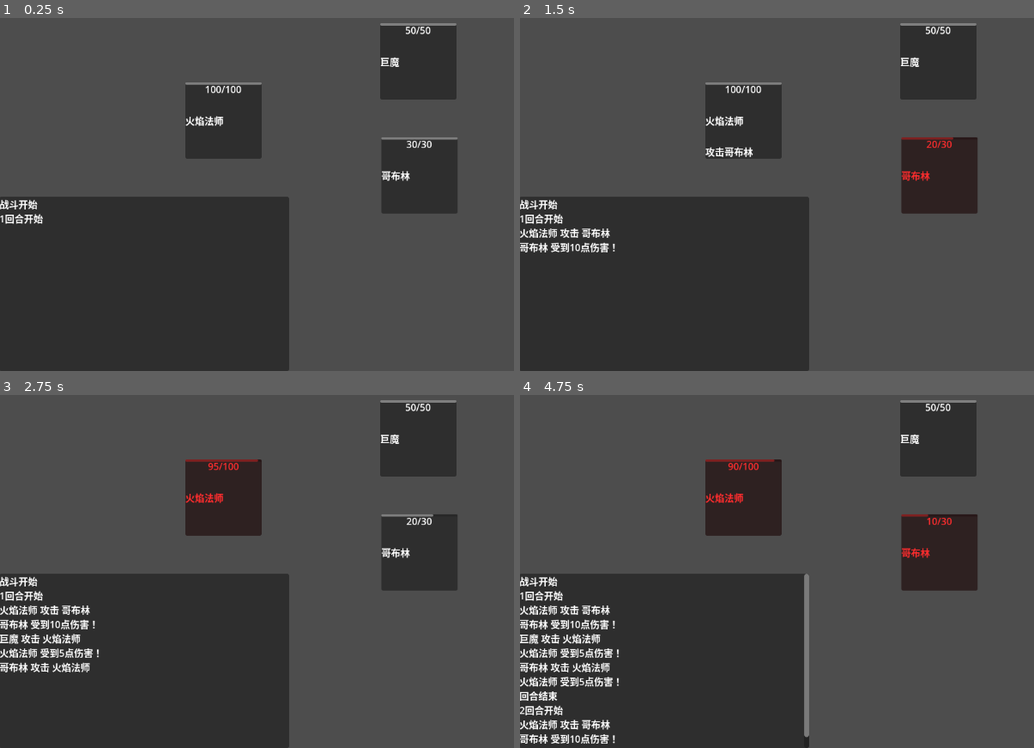
Above: before the commit, frames 1-4 (two rows, left to right).
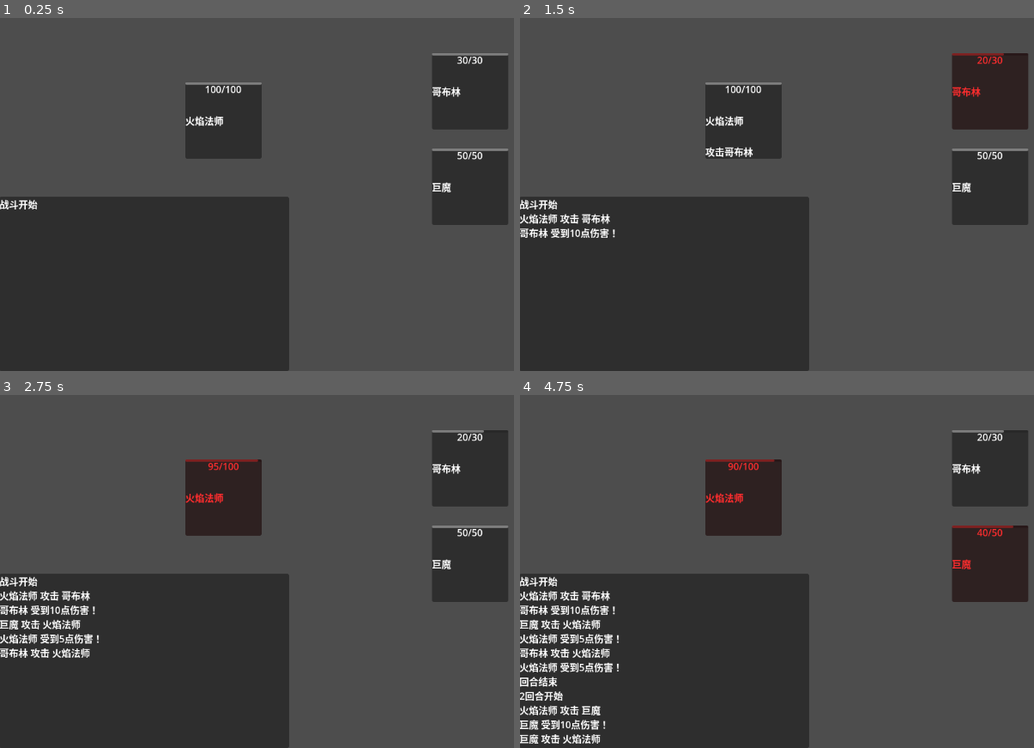
Above: after the commit, the same moments.

Repository: Liweimin0512/godot_nut_dungeon
Game: Godot game, scene res://main.tscn
Same seed, same stepped clock (60 frames per second), same inputs: the game is played once before the commit and once after it.
Inputs (mouse positions are in pixels of both pictures, inside the frame that each line leads up to):
- Up to frame 1 (0.25 s): no input
- Up to frame 2 (1.5 s): tap Enter at 0.5 s; move the mouse to (1013, 159) at 0.52 s; move the mouse to (725, 198) at 1.27 s
- Up to frame 3 (2.75 s): move the mouse to (411, 469) at 2.02 s
- Up to frame 4 (4.75 s): move the mouse to (828, 631) at 2.77 s; tap Space at 3.5 s; move the mouse to (outside the picture) at 3.52 s; move the mouse to (658, 497) at 4.27 s

The runs differ from the first frame. In frame 1, 9.8% of the frame differs, in the area x 0-99%, y 1-59%; in frame 2, 11%; in frame 3, 12%; in frame 4, 14%, in the area x 0-99%, y 1-99%.

Commit message:
将“一场战斗”抽象成单独的类——combat

Diff:
--- a/data_models/character/character_model.gd
+++ b/data_models/character/character_model.gd
@@ -1,8 +1,17 @@
 extends Resource
 class_name CharacterModel
 
+## 角色数据模型
+
+## 角色名
 @export var character_name : StringName = ""
+## 所属阵营
+@export var camp : CombatDefinition.COMBAT_CAMP_TYPE = CombatDefinition.COMBAT_CAMP_TYPE.NONE
+## 最大生命值
 @export var max_health : float = 100
+## 攻击力
 @export var attack_power : float = 10.0
+## 防御力
 @export var defense_power : float = 5
+## 出手速度
 @export var speed : float = 1
--- a/data_models/character/enemy/goblin.tres
+++ b/data_models/character/enemy/goblin.tres
@@ -5,6 +5,7 @@
 [resource]
 script = ExtResource("1_qi5g2")
 character_name = &"哥布林"
+camp = 2
 max_health = 30.0
 attack_power = 10.0
 defense_power = 5.0
--- a/data_models/character/enemy/troll.tres
+++ b/data_models/character/enemy/troll.tres
@@ -5,6 +5,7 @@
 [resource]
 script = ExtResource("1_yvr0l")
 character_name = &"巨魔"
+camp = 2
 max_health = 50.0
 attack_power = 10.0
 defense_power = 5.0
--- a/data_models/character/flame_mage.tres
+++ b/data_models/character/flame_mage.tres
@@ -5,6 +5,7 @@
 [resource]
 script = ExtResource("1_jj07w")
 character_name = &"火焰法师"
+camp = 1
 max_health = 100.0
 attack_power = 15.0
 defense_power = 5.0
--- a/data_models/character/lightbringer_knight.tres
+++ b/data_models/character/lightbringer_knight.tres
@@ -5,6 +5,7 @@
 [resource]
 script = ExtResource("1_m72hi")
 character_name = &"光明骑士"
+camp = 1
 max_health = 100.0
 attack_power = 10.0
 defense_power = 5.0
--- a/data_models/character/shadow_assassin.tres
+++ b/data_models/character/shadow_assassin.tres
@@ -5,6 +5,7 @@
 [resource]
 script = ExtResource("1_fvorw")
 character_name = &"暗影刺客"
+camp = 1
 max_health = 100.0
 attack_power = 10.0
 defense_power = 5.0
--- a/data_models/combat/combat_model.gd
+++ b/data_models/combat/combat_model.gd
@@ -1,4 +1,13 @@
 extends Resource
 class_name CombatModel
 
+## 战斗数据模型
+
+## 最大回合数
+@export var max_turn_count: int = 99
+## 敌人models
 @export var enemies : Array[CharacterModel]
+## 是否自动开始
+@export var is_auto : bool = true
+## 是否实时
+@export var is_real_time : bool = true
--- a/main.gd
+++ b/main.gd
@@ -1,41 +1,82 @@
 extends Node2D
 
+const CHARACTER = preload("res://source/character.tscn")
+
 @onready var rich_text_label: RichTextLabel = %RichTextLabel
+@onready var player_character: Character = $PlayerCharacter
+@onready var enemy_markers: Node2D = $EnemyMarkers
 
 func _ready() -> void:
-	CombatSystem.combat_started.connect(
+	const TEST_COMBAT = preload("res://data_models/combat/test_combat.tres")
+	var combat : Combat = _create_combat(TEST_COMBAT.duplicate())
+	# 因为combat是自动执行的，所以不会发出这个信号！
+	combat.combat_started.connect(
 		func() -> void:
 			rich_text_label.text += "战斗开始\n"
 	)
-	CombatSystem.turn_started.connect(
+	combat.turn_started.connect(
 		func(turn_count: int) -> void:
 			rich_text_label.text += "{0}回合开始\n".format([
 				turn_count,
 			])
 	)
-	CombatSystem.turn_ended.connect(
+	combat.turn_ended.connect(
 		func() -> void:
 			rich_text_label.text += "回合结束\n"
 	)
-	CombatSystem.combat_finished.connect(
+	combat.combat_finished.connect(
 		func() -> void:
 			rich_text_label.text += "战斗胜利\n"
 	)
-	CombatSystem.combat_defeated.connect(
+	combat.combat_defeated.connect(
 		func() -> void:
 			rich_text_label.text += "战斗失败\n"
 	)
-	for combat in CombatSystem.combats:
-		combat.hited.connect(
+	for c_combat in combat.combats:
+		c_combat.hited.connect(
 			func(target: CombatComponent) -> void:
 				rich_text_label.text += "{0} 攻击 {1}\n".format([
-					combat.owner, target.owner
+					c_combat.owner, target.owner
 				])
 		)
-		combat.hurted.connect(
+		c_combat.hurted.connect(
 			func(damage: int) -> void:
 				rich_text_label.text += "{0} 受到{1}点伤害！\n".format([
-					combat.owner, damage
+					c_combat.owner, damage
 				])
 		)
-	CombatSystem.combat_start()
+	#var combat_not_real := CombatSystem.create_combat(
+		#[player_character.combat_component],
+		#enemy_combats,
+		#10,
+		#true	,
+		#false
+	#)
+
+## 创建战斗
+func _create_combat(combat_model: CombatModel) -> Combat:
+	var enemy_combats : Array[CombatComponent]
+	var index := 0
+	for enemy_model in combat_model.enemies:
+		var enemy = _spawn_character(enemy_model)
+		enemy_markers.get_child(index).add_child(enemy)
+		# 这一步一定要在添加场景树之后，否则combat_component为空
+		enemy_combats.append(enemy.combat_component)
+		index += 1
+	## 假设我们在开始时创建一场战斗，并将其作为当前存在的唯一战斗
+	var combat : Combat = CombatSystem.create_combat(
+		[player_character.combat_component],
+		enemy_combats,
+		combat_model.max_turn_count,
+		combat_model.is_auto,
+		combat_model.is_real_time
+	)
+	if combat.is_auto:
+		rich_text_label.text += "战斗开始\n"
+	return combat
+
+## 创建角色
+func _spawn_character(character_model: CharacterModel) -> Character:
+	var character : Character = CHARACTER.instantiate()
+	character.character_model = character_model
+	return character
--- a/main.tscn
+++ b/main.tscn
@@ -1,9 +1,7 @@
-[gd_scene load_steps=6 format=3 uid="uid://dcxjfw256ynb5"]
+[gd_scene load_steps=4 format=3 uid="uid://dcxjfw256ynb5"]
 
 [ext_resource type="Script" path="res://main.gd" id="1_i4sev"]
 [ext_resource type="PackedScene" uid="uid://cokqr3cv3dqo6" path="res://source/character.tscn" id="2_tbu6l"]
-[ext_resource type="Resource" uid="uid://dusj10wryboti" path="res://data_models/character/enemy/goblin.tres" id="3_hrltu"]
-[ext_resource type="Resource" uid="uid://cnxi3o3qyig58" path="res://data_models/character/enemy/troll.tres" id="4_1cujy"]
 [ext_resource type="Resource" uid="uid://4obtwqc0eawy" path="res://data_models/character/flame_mage.tres" id="4_8mnob"]
 
 [node name="Main" type="Node2D"]
@@ -42,14 +40,17 @@
 grow_horizontal = 2
 grow_vertical = 2
 
-[node name="EnemyCharacter" parent="." groups=["Character", "Enemy"] instance=ExtResource("2_tbu6l")]
-position = Vector2(640, 256)
-character_model = ExtResource("3_hrltu")
-
 [node name="PlayerCharacter" parent="." groups=["Character", "Player"] instance=ExtResource("2_tbu6l")]
 position = Vector2(311, 164)
 character_model = ExtResource("4_8mnob")
 
-[node name="EnemyCharacter2" parent="." groups=["Character", "Enemy"] instance=ExtResource("2_tbu6l")]
-position = Vector2(638, 65)
-character_model = ExtResource("4_1cujy")
+[node name="EnemyMarkers" type="Node2D" parent="."]
+
+[node name="Marker2D" type="Marker2D" parent="EnemyMarkers"]
+position = Vector2(725, 115)
+
+[node name="Marker2D2" type="Marker2D" parent="EnemyMarkers"]
+position = Vector2(725, 275)
+
+[node name="Marker2D3" type="Marker2D" parent="EnemyMarkers"]
+position = Vector2(725, 415)
--- a/source/character.gd
+++ b/source/character.gd
@@ -16,12 +16,14 @@
 var cha_name : String = ""
 
 func _ready() -> void:
-	cha_name = character_model.character_name
-	combat_component.max_health = character_model.max_health
-	combat_component.attack_power = character_model.attack_power
-	combat_component.defense_power = character_model.defense_power
-	combat_component.speed = character_model.speed
-	combat_component.current_health = combat_component.max_health
+	if character_model:
+		cha_name = character_model.character_name
+		combat_component.camp = character_model.camp
+		combat_component.max_health = character_model.max_health
+		combat_component.attack_power = character_model.attack_power
+		combat_component.defense_power = character_model.defense_power
+		combat_component.speed = character_model.speed
+		combat_component.current_health = combat_component.max_health
 	label_name.text = cha_name
 	progress_bar.max_value = combat_component.max_health
 	progress_bar.value = combat_component.current_health
@@ -43,16 +45,16 @@
 func _on_combat_component_died() -> void:
 	animation_player.play("die")
 	await animation_player.animation_finished
-	if is_inside_tree():
-		get_parent().remove_child(self)
-		queue_free()
 
 func _on_combat_component_hited(target: CombatComponent) -> void:
 	label_action.text = "攻击{0}".format([target.owner])
 	animation_player.play("hit")
 
-func _on_combat_component_hurted(damage: int) -> void:
+func _on_combat_component_hurted(_damage: int) -> void:
 	animation_player.play("hurt")
+
+func _on_area_2d_mouse_entered() -> void:
+	print("_on_area_2d_mouse_entered：", self.name)
 
 func _to_string() -> String:
 	return cha_name
--- a/source/character.tscn
+++ b/source/character.tscn
@@ -1,7 +1,10 @@
-[gd_scene load_steps=8 format=3 uid="uid://cokqr3cv3dqo6"]
+[gd_scene load_steps=9 format=3 uid="uid://cokqr3cv3dqo6"]
 
 [ext_resource type="Script" path="res://source/character.gd" id="1_qu267"]
 [ext_resource type="Script" path="res://source/combat_system/combat_component.gd" id="2_ghtna"]
+
+[sub_resource type="RectangleShape2D" id="RectangleShape2D_gnpp6"]
+size = Vector2(151, 154)
 
 [sub_resource type="Animation" id="Animation_hue2c"]
 length = 0.001
@@ -64,10 +67,10 @@
 tracks/1/interp = 1
 tracks/1/loop_wrap = true
 tracks/1/keys = {
-"times": PackedFloat32Array(0.5, 1),
-"transitions": PackedFloat32Array(1, 1),
+"times": PackedFloat32Array(0.5),
+"transitions": PackedFloat32Array(1),
 "update": 1,
-"values": [true, false]
+"values": [true]
 }
 
 [sub_resource type="Animation" id="Animation_cndte"]
@@ -113,6 +116,12 @@
 [node name="Character" type="Node2D"]
 script = ExtResource("1_qu267")
 
+[node name="Area2D" type="Area2D" parent="."]
+
+[node name="CollisionShape2D" type="CollisionShape2D" parent="Area2D"]
+position = Vector2(65.5, 67)
+shape = SubResource("RectangleShape2D_gnpp6")
+
 [node name="MarginContainer" type="MarginContainer" parent="."]
 custom_minimum_size = Vector2(128, 128)
 offset_right = 40.0
@@ -153,6 +162,7 @@
 [node name="CombatComponent" type="Node" parent="."]
 script = ExtResource("2_ghtna")
 
+[connection signal="mouse_entered" from="Area2D" to="." method="_on_area_2d_mouse_entered"]
 [connection signal="current_health_changed" from="CombatComponent" to="." method="_on_combat_component_current_health_changed"]
 [connection signal="died" from="CombatComponent" to="." method="_on_combat_component_died"]
 [connection signal="hited" from="CombatComponent" to="." method="_on_combat_component_hited"]
--- /dev/null
+++ b/source/combat_system/combat.gd
@@ -0,0 +1,143 @@
+extends Resource
+class_name Combat
+
+## 战斗信息
+
+## 最大回合数，超过回合视为战斗失败
+@export var max_turn_count: int = 99
+## 战斗是否自动开始
+@export var is_auto : bool = true
+## 是否为实时战斗
+@export var is_real_time: bool = true
+
+## 当前回合计数
+var _turn_count : int = 0
+## 参战单位的CombatComponent数组
+var combats : Array[CombatComponent]:
+	get:
+		return player_combats + enemy_combats
+## 玩家战斗组件数组
+var player_combats : Array[CombatComponent]
+## 敌人战斗组件数组
+var enemy_combats: Array[CombatComponent]
+## 战斗是否停止
+var is_stop := false
+
+## 战斗开始，自动开始的战斗不会发射此信号
+signal combat_started
+## 回合开始
+signal turn_started
+## 回合结束
+signal turn_ended
+## 战斗胜利
+signal combat_finished
+## 战斗失败
+signal combat_defeated
+## 战斗结束
+signal combat_ended
+
+func _init(
+		players: Array[CombatComponent] = [],
+		enemies : Array[CombatComponent] = [],
+		p_max_turn_count: int = 99,
+		p_is_auto : bool = true,
+		p_is_real_time: bool = true,
+		) -> void:
+	player_combats = players
+	enemy_combats = enemies
+	max_turn_count = p_max_turn_count
+	is_auto = p_is_auto
+	is_real_time = p_is_real_time
+	if is_auto:
+		_combat_start()
+
+## 获取随机敌方单位(的战斗组件）
+func get_random_enemy(cha: CombatComponent) -> CombatComponent:
+	var target : CombatComponent
+	if cha.camp == CombatDefinition.COMBAT_CAMP_TYPE.PLAY:
+		target = enemy_combats.pick_random()
+	elif cha.camp == CombatDefinition.COMBAT_CAMP_TYPE.ENEMY:
+		target = player_combats.pick_random()
+	return target
+
+## 手动开始战斗
+func start_combat() -> void:
+	_combat_start()
+
+## 手动停止战斗
+func stop() -> void:
+	is_stop = true
+
+## 战斗开始
+func _combat_start() -> void:
+	print("战斗开始！")
+	combat_started.emit()
+	for combat in combats:
+		combat.died.connect(
+			func() -> void:
+				if combat.camp == CombatDefinition.COMBAT_CAMP_TYPE.PLAY:
+					player_combats.erase(combat)
+				elif combat.camp == CombatDefinition.COMBAT_CAMP_TYPE.ENEMY:
+					enemy_combats.erase(combat)
+				if player_combats.is_empty():
+					_combat_defeat()
+				elif enemy_combats.is_empty():
+					_combat_finish()
+		)
+		combat.combat_start(self)
+	_turn_start()
+
+## 回合开始
+func _turn_start() -> void:
+	if is_stop: return
+	_turn_count += 1
+	print(_turn_count, "回合开始===================")
+	turn_started.emit(_turn_count)
+	var cs := combats.duplicate()
+	cs.shuffle()
+	cs.sort_custom(
+		func(a: CombatComponent, b: CombatComponent) -> bool:
+			if not a or not b: return false
+			return a.speed > b.speed
+	)
+	for combat in cs:
+		if not is_instance_valid(combat): continue
+		if not combat.is_alive: continue
+		if is_real_time:
+			await combat.turn_start()
+		else:
+			combat.turn_start()
+	_turn_end()
+
+## 回合结束
+func _turn_end() -> void:
+	if is_stop: return
+	if _turn_count >= max_turn_count:
+		print("回合数耗尽")
+		_combat_defeat()
+	for combat in combats:
+		if not is_instance_valid(combat): continue
+		combat.turn_end()
+	print("回合结束===================")
+	turn_ended.emit()
+	_turn_start()
+
+## 战斗胜利
+func _combat_finish() -> void:
+	print("===== 战斗胜利 =====, 回合数： ", _turn_count)
+	combat_finished.emit()
+	_combat_end()
+
+## 战斗失败
+func _combat_defeat() -> void:
+	print("===== 战斗失败 =====, 回合数： ", _turn_count)
+	combat_defeated.emit()
+	_combat_end()
+
+## 战斗结束
+func _combat_end() -> void:
+	for combat in combats:
+		if not combat : continue
+		combat.combat_end()
+	is_stop = true
+	combat_ended.emit()
--- a/source/combat_system/combat_component.gd
+++ b/source/combat_system/combat_component.gd
@@ -1,58 +1,78 @@
 extends Node
 class_name CombatComponent
 
+## 最大生命值
 @export var max_health : float = 100
+## 当前生命值
 @export_storage var current_health : float = 100:
 	set(value):
 		current_health = value
 		current_health_changed.emit(current_health)
+## 攻击力
 @export var attack_power : float = 10.0
+## 防御力
 @export var defense_power : float = 5
+## 出手速度
 @export var speed : float = 1
+## 所属阵营
+@export var camp : CombatDefinition.COMBAT_CAMP_TYPE = CombatDefinition.COMBAT_CAMP_TYPE.NONE
+## 是否为存货单位
 var is_alive : bool :
 	get:
 		return current_health > 0
+## 当前战斗，为空则表示不是在战斗状态
+var _current_combat: Combat
 
 signal hited(target: Character)
 signal hurted(damage: int)
 signal current_health_changed(value: float)
 signal died
+signal combat_started
+signal combat_ended
 
 func _ready() -> void:
 	current_health = max_health
 
 ## 战斗开始
-func combat_start() -> void:
+func combat_start(combat: Combat) -> void:
 	print(self, "战斗开始！")
+	_current_combat = combat
+	combat_started.emit()
 
 ## 回合开始
 func turn_start() -> void:
+	if not _current_combat: return
 	print(self, "====== 回合开始")
-	var target := _get_target()
-	await get_tree().create_timer(0.5).timeout
+	var target := _current_combat.get_random_enemy(self)
+	if _current_combat.is_real_time:
+		await get_tree().create_timer(0.5).timeout
 	if not target: return
 	await hit(target)
 
 ## 回合结束
 func turn_end() -> void:
+	if not _current_combat: return
 	print(self, "====== 回合结束")
 
 ## 战斗结束
 func combat_end() -> void:
 	print(self, " 战斗结束", "剩余血量: ", current_health)
+	_current_combat = null
+	combat_ended.emit()
 
 ## 攻击
 func hit(target: CombatComponent) -> void:
 	if not target: return
 	hited.emit(target)
-	await get_tree().create_timer(0.5).timeout
+	if _current_combat.is_real_time:
+		await get_tree().create_timer(0.5).timeout
 	if not target: return
 	print(self, " 攻击： ", target)
-	var damage : int = attack_power - target.defense_power
+	var damage : float = attack_power - target.defense_power
 	await target.hurt(damage)
 
 ## 受击
-func hurt(damage: int) -> void:
+func hurt(damage: float) -> void:
 	hurted.emit(damage)
 	print(self, " 受到伤害： ", damage)
 	current_health -= damage
@@ -65,18 +85,10 @@
 	print("角色死亡：", self)
 	died.emit()
 
-## 获取目标
-func _get_target() -> CombatComponent:
-	if not is_instance_valid(self): return null
-	var tree := get_tree()
-	if not is_instance_valid(tree): return null
-	var target : CombatComponent
-	if owner.is_in_group("Player"):
-		var enemies := tree.get_nodes_in_group("Enemy")
-		if enemies.is_empty(): return null
-		target = enemies.pick_random().combat_component
-	else:
-		var players := tree.get_nodes_in_group("Player")
-		if players.is_empty(): return null
-		target = players.pick_random().combat_component
-	return target
+## 获取随机敌人
+func _get_random_enemy() -> CombatComponent:
+	assert(_current_combat, "当前战斗不存在！不是战斗状态么？")
+	return _current_combat.get_random_enemy(self)
+
+func _to_string() -> String:
+	return owner.to_string()
--- /dev/null
+++ b/source/combat_system/combat_definition.gd
@@ -0,0 +1,11 @@
+extends RefCounted
+class_name CombatDefinition
+
+## 定义战斗系统所需要的常量
+
+## 战斗阵营
+enum COMBAT_CAMP_TYPE{
+	NONE,
+	PLAY,
+	ENEMY,
+}
--- a/source/combat_system/combat_info.gd
+++ /dev/null
@@ -1,4 +0,0 @@
-extends Resource
-class_name CombatInfo
-
-## 战斗信息
--- a/source/combat_system/combat_system.gd
+++ b/source/combat_system/combat_system.gd
@@ -1,78 +1,28 @@
 extends Node
 
-@export var max_turn_count: int = 99
-var _turn_count : int = 0
-var combats : Array[CombatComponent]:
-	get:
-		var cs: Array[CombatComponent]
-		for cha : Character in get_tree().get_nodes_in_group("Character"):
-			cs.append(cha.combat_component)
-		return cs
+## 战斗管理器单例
 
-signal combat_started
-signal turn_started
-signal turn_ended
-signal combat_finished
-signal combat_defeated
+## 当前存在的战斗
+var _current_combats: Array[Combat]
 
-func combat_start() -> void:
-	_combat_start()
-
-## 战斗开始
-func _combat_start() -> void:
-	print("战斗开始！")
-	combat_started.emit()
-	for combat in combats:
-		combat.combat_start()
-	_turn_start()
-
-## 回合开始
-func _turn_start() -> void:
-	_turn_count += 1
-	print(_turn_count, "回合开始===================")
-	turn_started.emit(_turn_count)
-	var cs := combats.duplicate()
-	cs.shuffle()
-	cs.sort_custom(
-		func(a: CombatComponent, b: CombatComponent) -> bool:
-			if not a or not b: return false
-			return a.speed > b.speed
+## 创建战斗
+func create_combat(
+		players: Array[CombatComponent],
+		enemies : Array[CombatComponent],
+		max_turn_count: int = 99,
+		is_auto := true,
+		is_real_time := true
+	) -> Combat:
+	var combat : Combat = Combat.new(
+		players,
+		enemies,
+		max_turn_count,
+		is_auto,
+		is_real_time
 	)
-	for combat in cs:
-		if not is_instance_valid(combat): continue
-		if not combat.is_alive: continue
-		await combat.turn_start()
-	_turn_end()
-
-## 回合结束
-func _turn_end() -> void:
-	if get_tree().get_node_count_in_group("Enemy") <= 0:
-		_combat_finish()
-	elif get_tree().get_node_count_in_group("Player") <= 0:
-		_combat_defeat()
-	else:
-		if _turn_count >= max_turn_count:
-			print("回合数耗尽")
-			_combat_defeat()
-		for combat in combats:
-			if not is_instance_valid(combat): continue
-			combat.turn_end()
-		print("回合结束===================")
-		turn_ended.emit()
-		_turn_start()
-
-## 战斗胜利
-func _combat_finish() -> void:
-	for combat in combats:
-		if not combat : continue
-		combat.combat_end()
-	print("===== 战斗胜利 =====, 回合数： ", _turn_count)
-	combat_finished.emit()
-
-## 战斗失败
-func _combat_defeat() -> void:
-	for combat in combats:
-		if not combat : continue
-		combat.combat_end()
-	print("===== 战斗失败 =====, 回合数： ", _turn_count)
-	combat_defeated.emit()
+	combat.combat_ended.connect(
+		func() -> void:
+			_current_combats.erase(combat)
+	)
+	_current_combats.append(combat)
+	return combat
